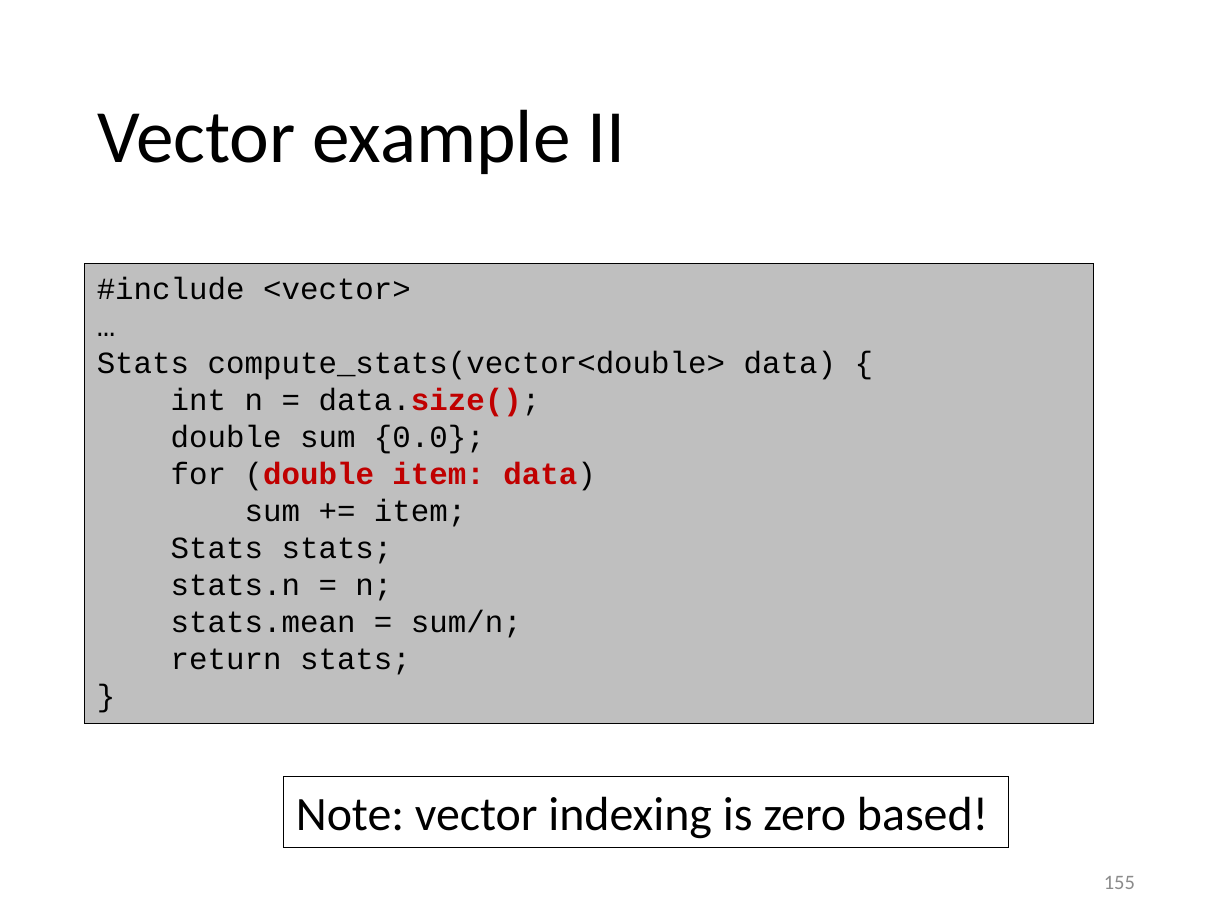
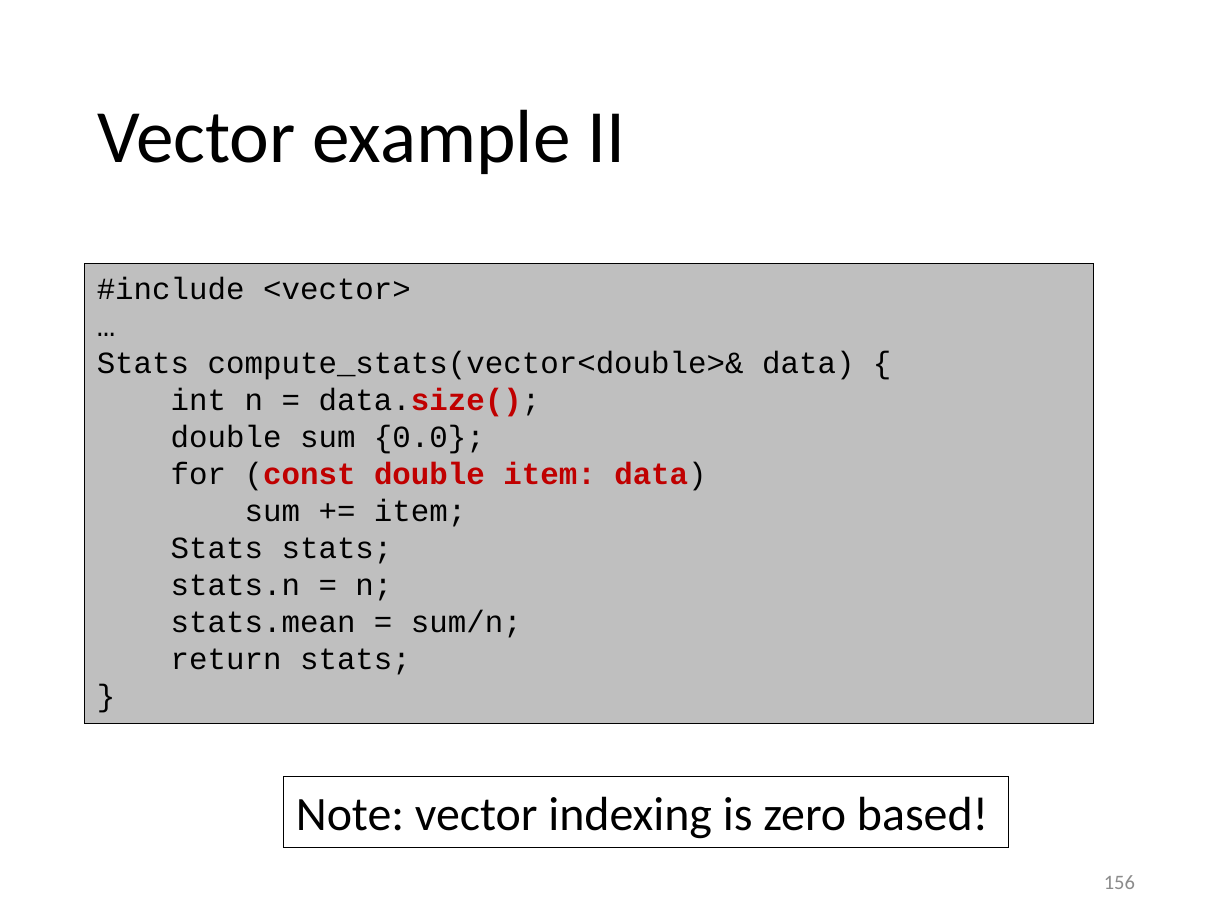
Before and after one commit to gjbex/Scientific-C-plus-plus, a slide deck: slide 156 of scientific_cpp.pptx (slide 155 before the commit). Drawn at 1232x924 pixels with LibreOffice and Linux fonts; fonts in the diff are those of the drawing. Boxes give left, top, right and bottom in pixels: in the first picture for what was removed or moved away, otherwise in the second. Text is boxed around its words. In the diff, an @@ line names an element or a change of style, - is before the commit and + after.

```diff
--- a/scientific_cpp.pptx
+++ b/scientific_cpp.pptx
@@ text in rectangle at (97,351,854,380): text changed @@
-Stats compute_stats(vector<double> data) {
+Stats compute_stats(vector<double>& data) {
@@ text in rectangle at (171,462,706,491): text changed @@
-for (double item: data)
+for (const double item: data)
@@ page number at (1104,875,1135,889): text changed @@
-155
+156
```
Also in this commit, not shown: 18 other slides changed, 1 slide added.
